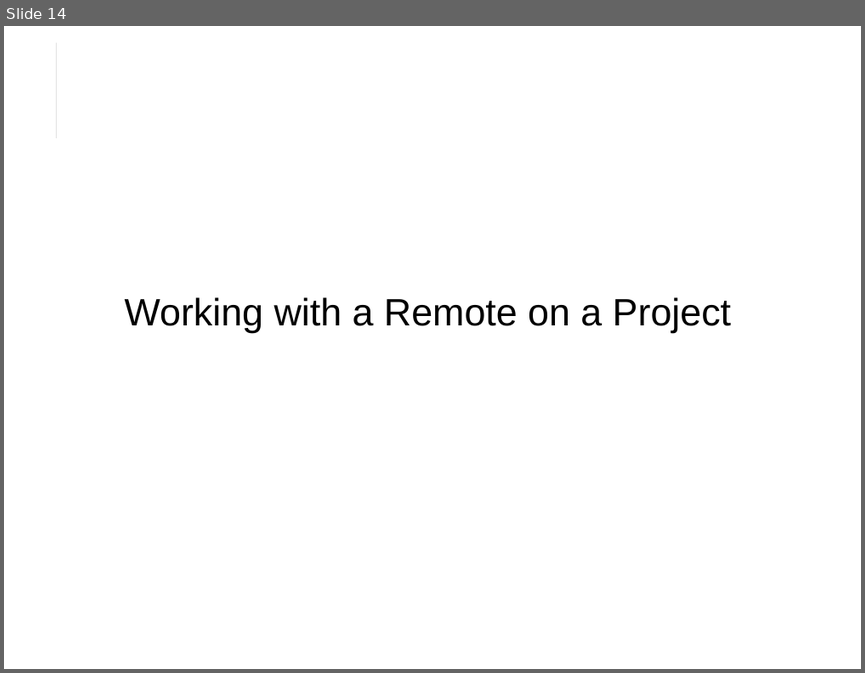
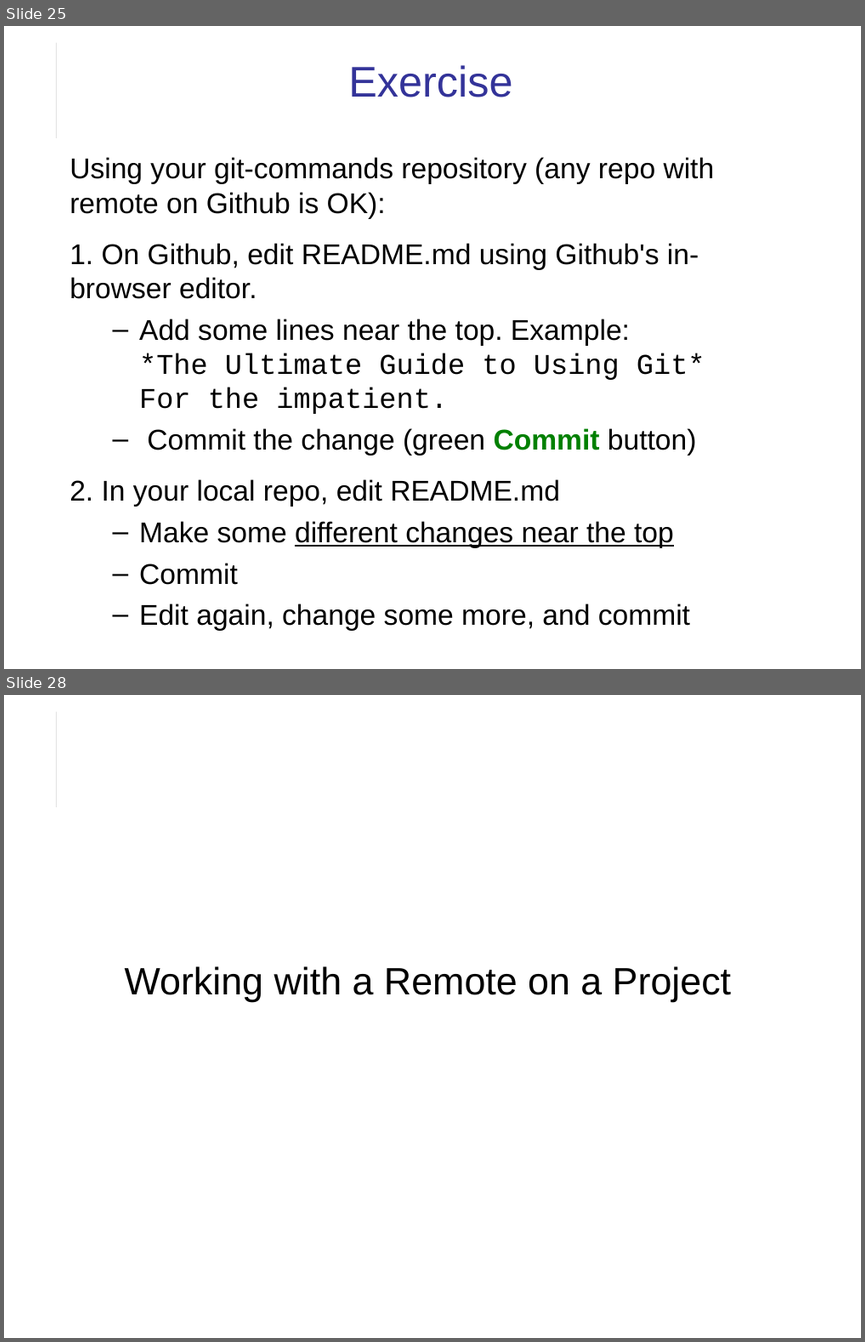
Before and after one commit to cpske/ISP, a slide deck: git/Git-Remotes.odp. Shown one above the other, each under a label of ours: slide 14 before the commit, slides 25 and 28 after it; the slides between them are not shown. The pictures are 865x673 and 865x1342 pixels, drawn with LibreOffice and Linux fonts; fonts in the diff are those of the drawing. Boxes give left, top, right and bottom in pixels: in the first picture for what was removed or moved away, otherwise in the second. Text is boxed around its words. In the diff, an @@ line names an element or a change of style, - is before the commit and + after.

Commit message:
add git remotes assignment

```diff
--- a/git/Git-Remotes.odp
+++ b/git/Git-Remotes.odp
@@ slide 25 added at [4,26,861,669], background #FFFFFF; not listed: 2 template elements that a slide beside it also shows @@
@@ title added at [348,65,512,97], 36 pt, text #333399 @@
+Exercise
@@ text added at [69,157,715,584], 24 pt, text #000000 @@
+Using your git-commands repository (any repo with remote on Github is OK):
+1. On Github, edit README.md using Github's in-browser editor.
+  – Add some lines near the top. Example:
+    *The Ultimate Guide to Using Git*
+    For the impatient.
+  – Commit the change (green Commit button)
+2. In your local repo, edit README.md
+  – Make some different changes near the top
+  – Commit
+  – Edit again, change some more, and commit
@@ what was slide 14 is now slide 28 @@
```
Also in this commit, not shown: 8 slides changed, 13 other slides added, 9 other files.
